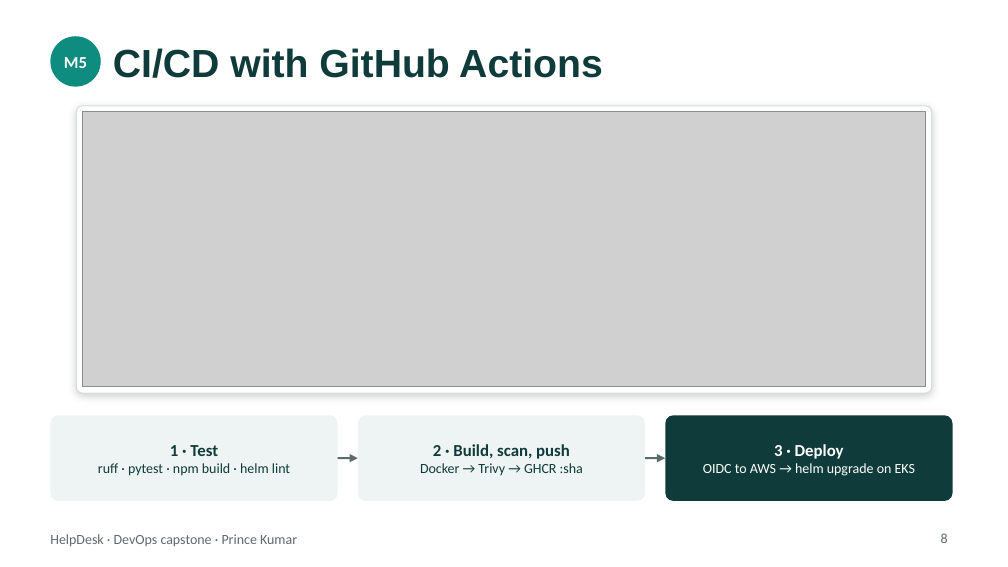
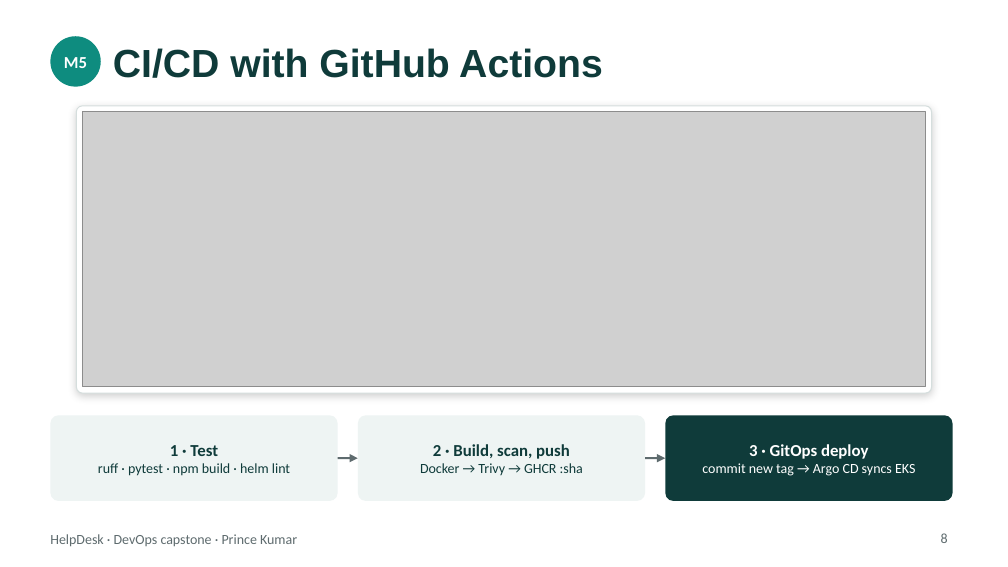
Before and after one commit to princekumar0509/Helpdesk, a slide deck: slide 8 of demo/HelpDesk-Presentation.pptx. Drawn at 1008x567 pixels with LibreOffice and Linux fonts; fonts in the diff are those of the drawing; grey boxes stand for pictures. Boxes give left, top, right and bottom in pixels: in the first picture for what was removed or moved away, otherwise in the second. Text is boxed around its words. In the diff, an @@ line names an element or a change of style, - is before the commit and + after.

Commit message:
docs(demo): show GitOps with Argo CD in the deck and evidence
Architecture and CI/CD slides now show the GitOps deploy, a new slide
covers Argo CD, and the closing slide links this repository.

```diff
--- a/demo/HelpDesk-Presentation.pptx
+++ b/demo/HelpDesk-Presentation.pptx
@@ text at bbox=[702, 444, 915, 476]: text changed @@
-3 · Deploy
-OIDC to AWS → helm upgrade on EKS
+3 · GitOps deploy
+commit new tag → Argo CD syncs EKS
```
Also in this commit, not shown: 3 other slides changed, 1 slide added, 3 other files.
